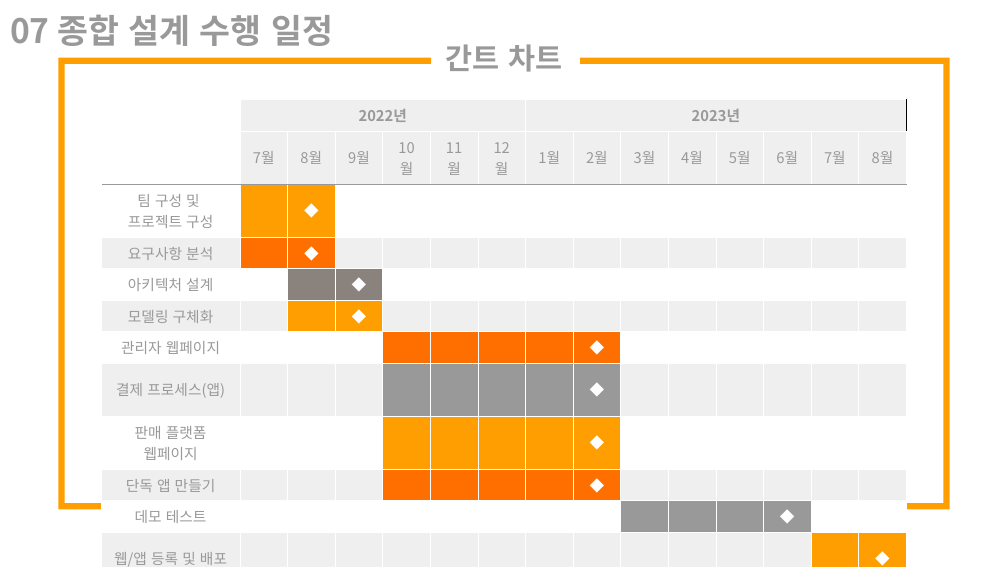
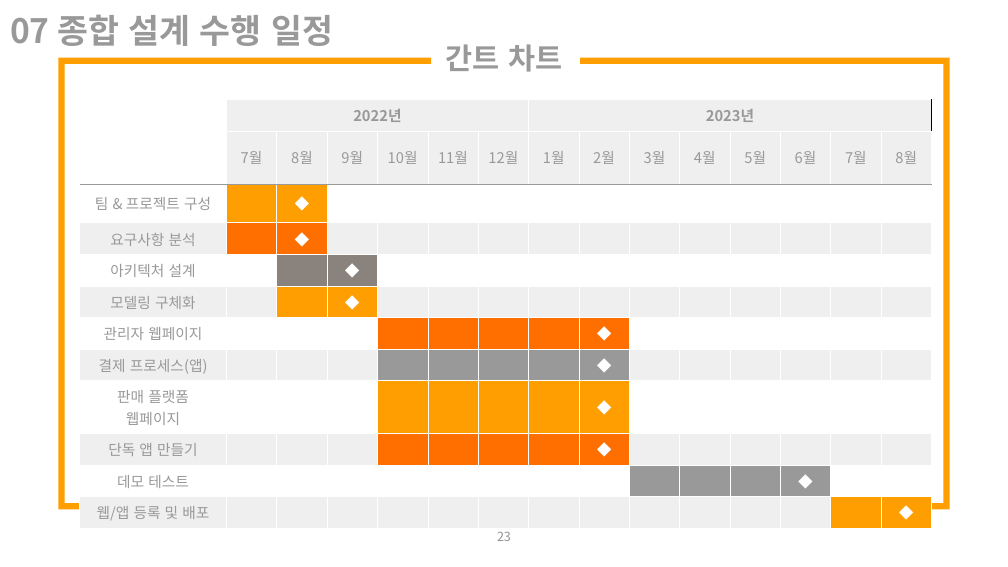
Before and after one commit to onlyoon/note, a slide deck: slide 23 of 이정준_7팀_낭낭_1차_제안서 1.pptx. Drawn at 1008x567 pixels with LibreOffice and Linux fonts; fonts in the diff are those of the drawing. Boxes give left, top, right and bottom in pixels: in the first picture for what was removed or moved away, otherwise in the second. Text is boxed around its words. In the diff, an @@ line names an element or a change of style, - is before the commit and + after.

```diff
--- a/이정준_7팀_낭낭_1차_제안서 1.pptx
+++ b/이정준_7팀_낭낭_1차_제안서 1.pptx
@@ table at (80,100,936,525) @@
-row 3, column 1: 팀 구성 및 프로젝트 구성
+row 3, column 1: 팀 & 프로젝트 구성
@@ table: place and size @@
-table at (101,100,907,567)
+table at (80,100,936,525)
@@ page number added at (497,532,511,541), 12 pt, text #949494 @@
+23
```
Also in this commit, not shown: 1 other slide changed, 1 other file.
